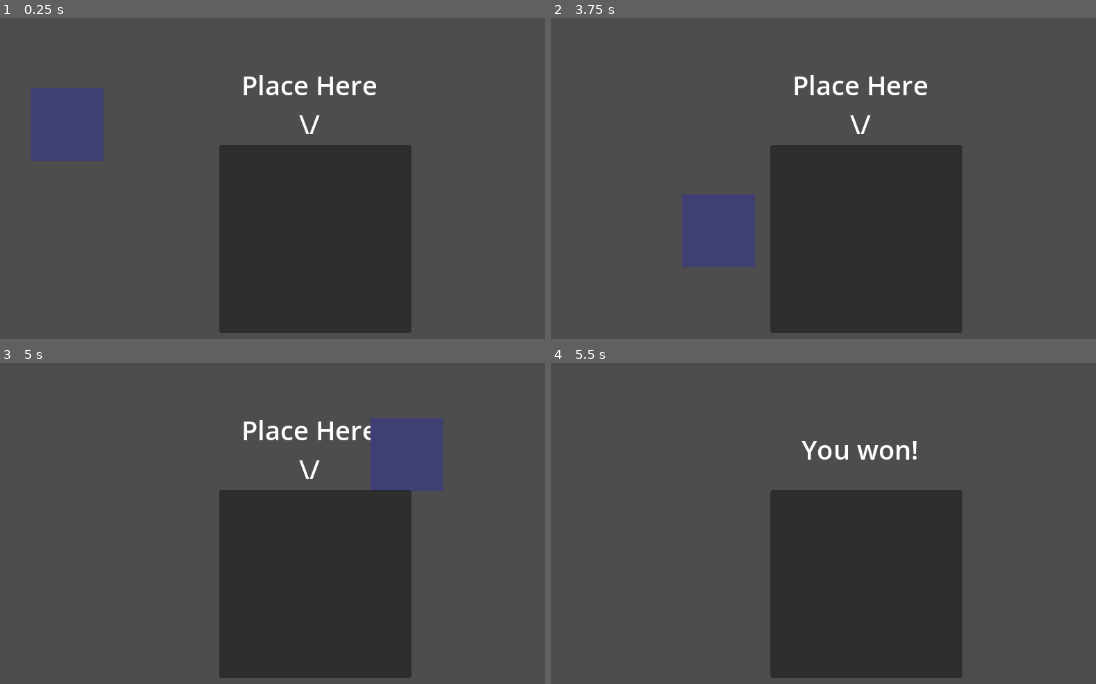
Above: before the commit, frames 1-4 (two rows, left to right).
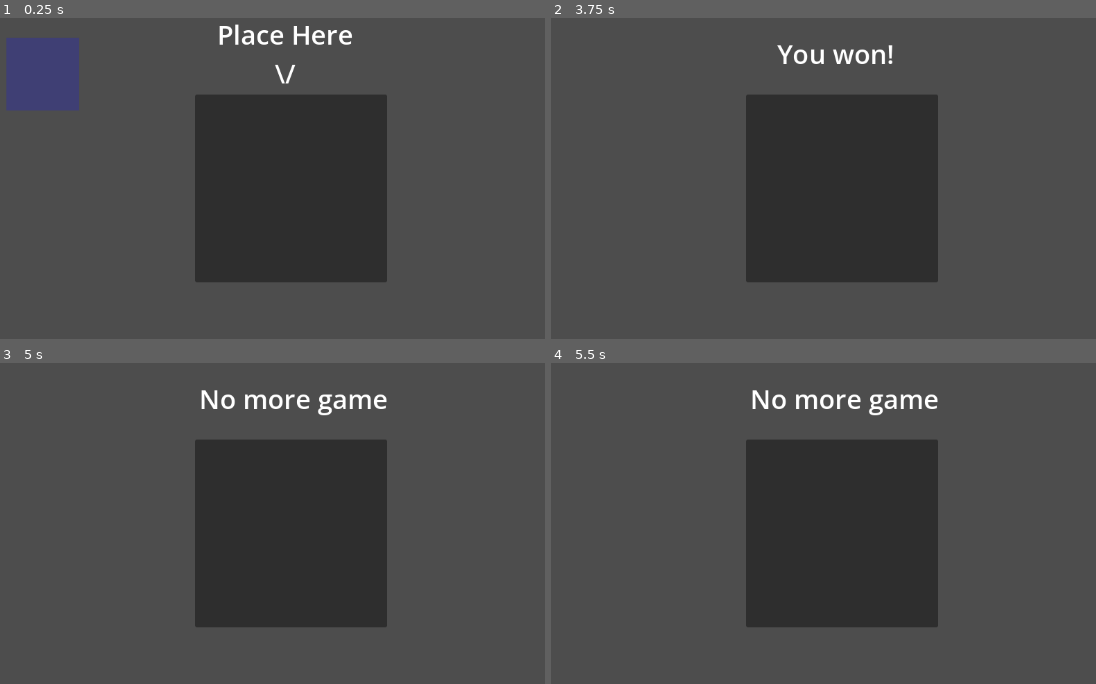
Above: after the commit, the same moments.

Repository: KenziiKen/dragging_thingy
Game: Godot game, scene res://boat.tscn
Two runs of this game, one before a commit and one after it. Both use one fixed random seed, a clock stepped at 60 frames per second and the inputs below. Before the commit the project has no main scene; this scene is started directly in both runs.
Inputs (mouse positions are in pixels of both pictures, inside the frame that each line leads up to; where the layout moved, square brackets give the same spot in the first picture):
- Up to frame 1 (0.25 s): no input
- Up to frame 2 (3.75 s): click (594, 72) [616, 123] at 0.5 s; click (594, 72) [616, 123] at 1.25 s; click (594, 72) [616, 123] at 2 s; tap Enter at 2.75 s; move the mouse to (1052, 184) at 2.77 s; tap Space at 3.5 s; move the mouse to (719, 229) at 3.52 s
- Up to frame 3 (5 s): tap Enter at 4.25 s; move the mouse to (408, 452) at 4.27 s
- Up to frame 4 (5.5 s): tap Space at 5 s; move the mouse to (839, 642) at 5.02 s

The runs differ from the first frame. In frame 1, 21% of the frame differs, in the area x 1-76%, y 1-99%; in frame 2, 19%; in frame 3, 19%; in frame 4, 16%.

Commit message:
fixed ata

Diff:
--- a/boat.gd
+++ b/boat.gd
@@ -18,7 +18,6 @@
 	await get_tree().create_timer(1).timeout
 	txt.text = "No more game"
 	await get_tree().create_timer(1.5).timeout
-
 	get_tree().quit()
 	#print("it entered")
 	pass # Replace with function body.
--- a/boat.tscn
+++ b/boat.tscn
@@ -16,18 +16,19 @@
 script = ExtResource("1_viw7v")
 
 [node name="Label" type="Label" parent="." unique_id=513279657]
-offset_left = 426.0
-offset_top = 121.0
-offset_right = 674.6957
-offset_bottom = 230.0
+offset_left = 391.0
+offset_top = 48.0
+offset_right = 639.6957
+offset_bottom = 157.0
 text = "Place Here
 \\/"
 label_settings = SubResource("LabelSettings_viw7v")
 horizontal_alignment = 1
 vertical_alignment = 1
+metadata/_edit_use_anchors_ = true
 
 [node name="sq" type="CharacterBody2D" parent="." unique_id=1635790052]
-position = Vector2(201, 205)
+position = Vector2(166, 132)
 scale = Vector2(4.375, 4.375)
 script = ExtResource("2_viw7v")
 
@@ -40,22 +41,23 @@
 offset_top = -12.800001
 offset_right = 12.342857
 offset_bottom = 11.885714
+metadata/_edit_use_anchors_ = true
 
 [node name="CollisionShape2D" type="CollisionShape2D" parent="sq" unique_id=128688267]
-visible = false
 shape = SubResource("RectangleShape2D_henu8")
 
 [node name="Area2D" type="Area2D" parent="." unique_id=1800160240]
 
 [node name="CollisionShape2D" type="CollisionShape2D" parent="Area2D" unique_id=1891507517]
-position = Vector2(559, 370)
+position = Vector2(524, 297)
 shape = SubResource("RectangleShape2D_viw7v")
 
 [node name="PanelContainer" type="PanelContainer" parent="." unique_id=2010762403]
-offset_left = 420.0
-offset_top = 234.0
-offset_right = 697.0
-offset_bottom = 505.0
+offset_left = 385.0
+offset_top = 161.0
+offset_right = 662.0
+offset_bottom = 432.0
+metadata/_edit_use_anchors_ = true
 
 [connection signal="button_down" from="sq/Button" to="sq" method="_on_button_button_down"]
 [connection signal="button_up" from="sq/Button" to="sq" method="_on_button_button_up"]
--- a/project.godot
+++ b/project.godot
@@ -11,7 +11,7 @@
 [application]
 
 config/name="dragables"
-run/main_scene="res://docs/index.html"
+run/main_scene="uid://bfunyin144kv3"
 config/features=PackedStringArray("4.6", "Forward Plus")
 
 [physics]
Not shown, changed: docs/index.apple-touch-icon.png.import
Not shown, changed: docs/index.icon.png.import
Not shown, changed: docs/index.png.import
Not shown, changed: docs/index.pck
